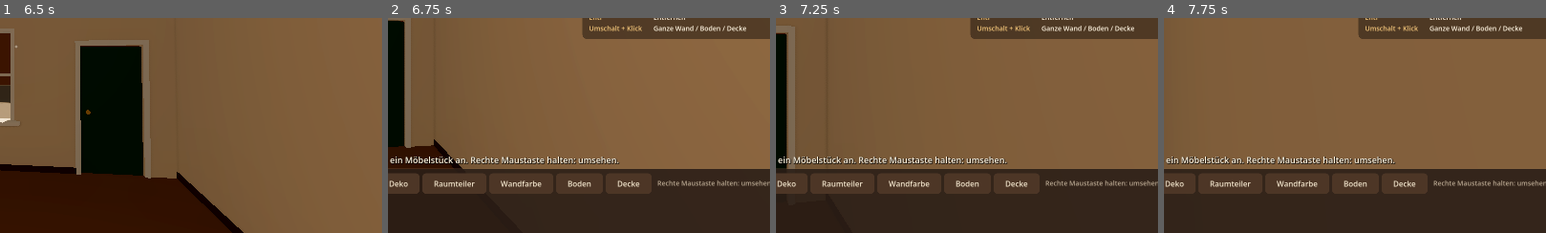
Above: before the commit, frames 1-4 (left to right).
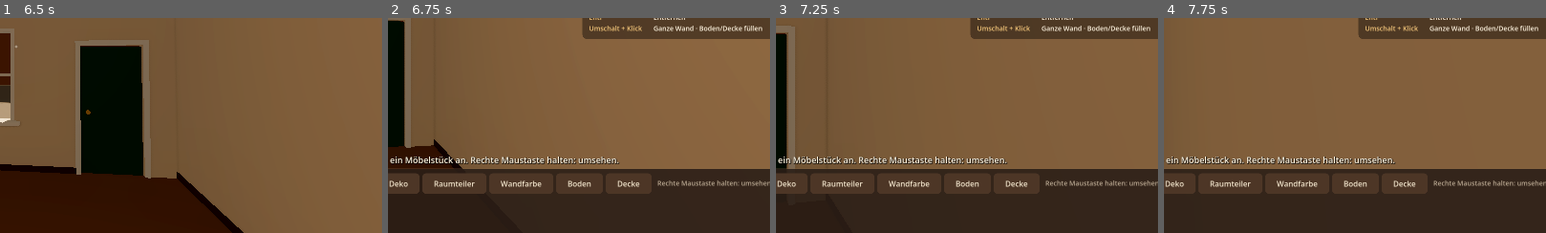
Above: after the commit, the same moments.

Repository: muschel99/Buecherei-Game
Game: Godot game, scene res://scenes/main.tscn
The game is run twice, just before and just after one commit, with the same random seed, the same clock (stepped at 60 frames per second) and the same inputs.
Inputs (mouse positions are % of the whole screen's width and height, from its top left):
- Up to frame 1 (6.5 s): tap Enter at 0.5 s; move the mouse to (55, 50) at 0.52 s; hold Delete (build_delete) 0.53-1.28 s; hold W (move_forward) 0.53-5.78 s; tap Space (jump) at 0.77, 1.52, 2.75, 3.02, 3.77, 4.52, 6.02 s; move the mouse to (45, 50) at 1.27 s; tap Shift (build_paint_all) at 1.35 s; move the mouse to (52, 48) at 2.02 s; press the mouse at (52, 48) at 2.03 s; move the mouse to (49, 52) at 2.77 s; release the mouse at (49, 52) at 2.78 s; tap Mouse wheel up (build_rotate) at 2.85 s; move the mouse to (57, 51) at 3.52 s; hold Mouse wheel down (build_rotate_back) 3.53-4.28 s; move the mouse to (42, 49) at 4.27 s; tap G (build_toggle_grid) at 4.35 s; move the mouse to (51, 50) at 5.02 s; hold Ctrl (crouch) 5.03-5.78 s; move the mouse to (46, 48) at 5.77 s; hold D (move_right) from 5.78 s (still down); tap E (interact) at 5.85 s
- Up to frame 2 (6.75 s): move the mouse to (55, 50) at 6.52 s; release D (move_right) at 6.53 s; hold W (move_forward) from 6.53 s (still down); hold Tab (toggle_build_mode) from 6.53 s (still down)
- Up to frame 3 (7.25 s): keep holding W (move_forward); keep holding Tab (toggle_build_mode); tap Space (jump) at 6.77 s
- Up to frame 4 (7.75 s): move the mouse to (30, 55) at 7.27 s; release W (move_forward) at 7.28 s; release Tab (toggle_build_mode) at 7.28 s; hold D (move_right) from 7.28 s (still down); tap Delete (build_delete) at 7.35 s; click (30, 55) at 7.42 s; tap Space (jump) at 7.52 s
The pictures show only the part of the screen within x 48-98%, y 43-93%; the shares and areas given below are measured in that part.

Frame 1 is identical in both runs. In frame 2, 0.3% of the frame differs, in the area x 80-98%, y 3-7%; in frame 3, 0.3%; in frame 4, 0.3%.

Commit message:
Ergänzungen, Teil 3: Füllwerkzeug für Boden und Decke
- Umschalt + Klick funktioniert wie der Farbeimer in Paint: füllt alle zusammenhängenden
  Abschnitte mit demselben Belag wie der angeklickte; Grenzen sind Wände und anderer Belag
- Nur direkte Nachbarn zählen (vorne, hinten, links, rechts), nicht diagonale
- Ohne Grenze wird wie bisher der ganze Raum gefüllt; bei Wänden bleibt es die ganze Wand

Co-Authored-By: Claude Opus 5.5 <noreply@anthropic.com>
Claude-Session: https://claude.ai/code/session_01Keur6F3CMQBeom8RpdfucG

Diff:
--- a/scripts/building/build_mode.gd
+++ b/scripts/building/build_mode.gd
@@ -358,8 +358,8 @@
 ## Texte und Symbole je Art der Oberfläche
 const _PAINT_TEXTS := {
 	SurfaceData.Kind.WALL: {"icon": "roller", "one": "Wandabschnitt streichen", "all": "ganze Wand", "where": "eine Wand"},
-	SurfaceData.Kind.FLOOR: {"icon": "carpet", "one": "Bodenabschnitt belegen", "all": "ganzer Boden", "where": "den Boden"},
-	SurfaceData.Kind.CEILING: {"icon": "ceiling", "one": "Deckenabschnitt gestalten", "all": "ganze Decke", "where": "die Decke"},
+	SurfaceData.Kind.FLOOR: {"icon": "carpet", "one": "Bodenabschnitt belegen", "all": "Fläche füllen", "where": "den Boden"},
+	SurfaceData.Kind.CEILING: {"icon": "ceiling", "one": "Deckenabschnitt gestalten", "all": "Fläche füllen", "where": "die Decke"},
 }
 
 
@@ -397,7 +397,8 @@
 	return {} if cell < 0 else {"cell": cell}
 
 
-## Gestaltet die Stelle, auf die ich schaue (whole = ganze Wand / ganzer Boden / ganze Decke).
+## Gestaltet die Stelle, auf die ich schaue. whole = ganze Wand bzw. bei Boden und Decke
+## das Füllwerkzeug (alle zusammenhängenden Abschnitte mit gleichem Belag).
 func _paint_at_target(whole: bool) -> void:
 	var target := _find_paint_target()
 	if target.is_empty():
@@ -414,7 +415,7 @@
 			_room.paint_wall_segment(target.wall, target.index, _selected_surface)
 	else:
 		if whole:
-			_room.paint_grid(_selected_surface)
+			_room.fill_grid(target.cell, _selected_surface)
 			_paint_held = false
 		else:
 			_room.paint_grid_cell(target.cell, _selected_surface)
--- a/scripts/rooms/paintable_grid.gd
+++ b/scripts/rooms/paintable_grid.gd
@@ -71,7 +71,36 @@
 	rebuild()
 
 
-## Belegt den ganzen Boden.
+## Füllwerkzeug (wie der Farbeimer in Paint): Alle Abschnitte, die mit dem Startabschnitt
+## zusammenhängen und denselben Belag haben. Nur direkte Nachbarn zählen (vorne, hinten,
+## links, rechts – nicht diagonal). Grenzen sind die Wände und Abschnitte mit anderem Belag.
+func get_connected_cells(start: int) -> Array[int]:
+	var id := cell_ids[start]
+	var result: Array[int] = []
+	var visited := {start: true}
+	var to_check: Array[int] = [start]
+	while not to_check.is_empty():
+		var index: int = to_check.pop_back()
+		result.append(index)
+		var column := index % columns
+		var row := index / columns
+		var neighbours: Array[int] = []
+		if column > 0:
+			neighbours.append(index - 1)
+		if column < columns - 1:
+			neighbours.append(index + 1)
+		if row > 0:
+			neighbours.append(index - columns)
+		if row < rows - 1:
+			neighbours.append(index + columns)
+		for next in neighbours:
+			if not visited.has(next) and cell_ids[next] == id:
+				visited[next] = true
+				to_check.append(next)
+	return result
+
+
+## Belegt die ganze Fläche.
 func paint_all(surface: SurfaceData) -> void:
 	cell_ids.fill(surface.get_id())
 	rebuild()
--- a/scripts/rooms/room.gd
+++ b/scripts/rooms/room.gd
@@ -210,6 +210,14 @@
 	layout_changed.emit()
 
 
+## Füllwerkzeug für Boden und Decke: füllt alle zusammenhängenden Abschnitte mit
+## demselben Belag wie der angeklickte (siehe PaintableGrid.get_connected_cells).
+func fill_grid(start_index: int, surface: SurfaceData) -> void:
+	var grid := _grids[surface.kind] as PaintableGrid
+	grid.paint_cells(grid.get_connected_cells(start_index), surface)
+	layout_changed.emit()
+
+
 ## Gestaltet den ganzen Boden bzw. die ganze Decke.
 func paint_grid(surface: SurfaceData) -> void:
 	(_grids[surface.kind] as PaintableGrid).paint_all(surface)
--- a/scripts/ui/build_ui.gd
+++ b/scripts/ui/build_ui.gd
@@ -179,7 +179,7 @@
 		["Mausrad", "Drehen"],
 		["G", ""],  # Text kommt aus _on_grid_changed
 		["Entf", "Entfernen"],
-		["Umschalt + Klick", "Ganze Wand / Boden / Decke"],
+		["Umschalt + Klick", "Ganze Wand · Boden/Decke füllen"],
 	]
 	for entry in entries:
 		_help_grid.add_child(_small_label(entry[0], 14, KEY_COLOR))
